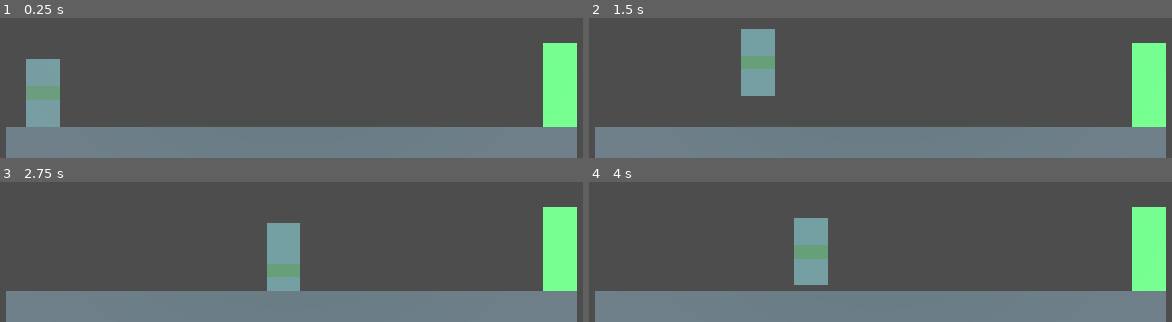
Above: before the commit, frames 1-4 (two rows, left to right).
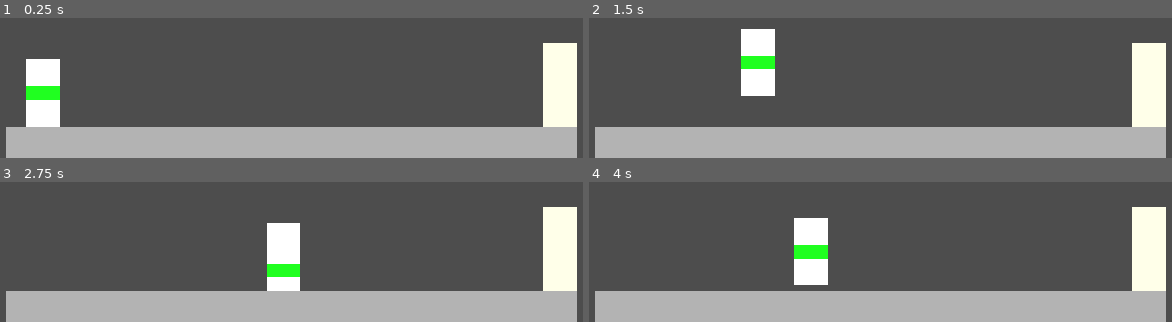
Above: after the commit, the same moments.

Repository: dstibbe/gamejam-dimensions
Game: Godot game, scene res://game/game.tscn
Same seed, same stepped clock (60 frames per second), same inputs: the game is played once before the commit and once after it.
Inputs:
- Up to frame 1 (0.25 s): no input
- Up to frame 2 (1.5 s): tap Enter at 0.5 s; hold D (right) 0.53-1.28 s; tap Space (jump) at 0.77 s; hold S (down) from 1.28 s (still down)
- Up to frame 3 (2.75 s): tap Space (jump) at 1.52 s; release S (down) at 2.03 s; hold D (right) from 2.03 s (still down)
- Up to frame 4 (4 s): release D (right) at 2.78 s; hold W (up) 2.78-3.53 s; tap Space (jump) at 3.02, 3.77 s; hold A (left) from 3.53 s (still down)

The runs differ from the first frame. In frame 1, 28% of the frame differs, in the area x 1-99%, y 17-100%; in frame 2, 28%; in frame 3, 28%; in frame 4, 28%.

Commit message:
lighting adjustment

Diff:
--- a/game/game.tscn
+++ b/game/game.tscn
@@ -11,10 +11,10 @@
 
 [sub_resource type="Environment" id="Environment_mmy7v"]
 ambient_light_source = 2
-ambient_light_color = Color(0.356863, 0.709804, 0.678431, 0)
-fog_enabled = true
+ambient_light_color = Color(0.91664, 0.91664, 0.91664, 1)
+ambient_light_energy = 2.15
+fog_light_color = Color(0.807843, 1, 0.952941, 1)
 fog_density = 0.0767
-volumetric_fog_enabled = true
 volumetric_fog_albedo = Color(0, 0.74902, 0.87451, 1)
 volumetric_fog_emission = Color(0, 0, 0.901961, 1)
 
--- a/player/player.tscn
+++ b/player/player.tscn
@@ -13,9 +13,7 @@
 shader_parameter/z = 0
 
 [sub_resource type="BoxMesh" id="BoxMesh_83qcx"]
-lightmap_size_hint = Vector2i(9, 31)
 material = SubResource("ShaderMaterial_d2mwo")
-add_uv2 = true
 size = Vector3(1, 2, 0.01)
 
 [sub_resource type="BoxShape3D" id="BoxShape3D_1psfl"]
